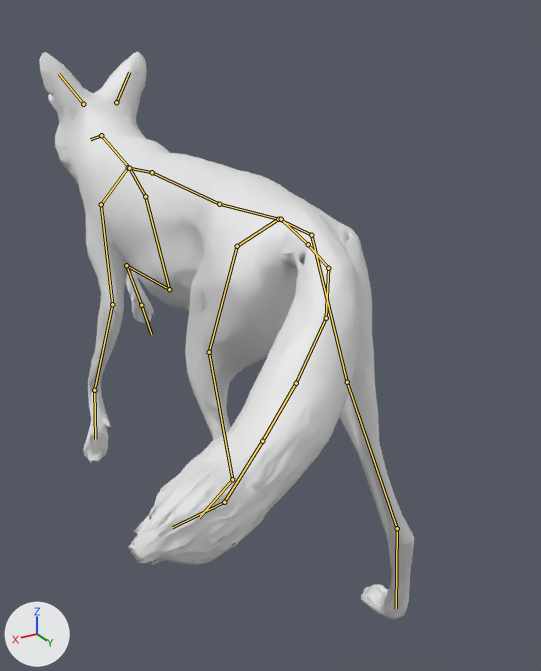
The glTF model 42/media/models_X/Skinned/KWC_Coyote.glb, before and after one commit.
The view is the same before and after, from a 50 mm camera at (0.226, 0.349, 0.366) aimed at (-0.014, -0.051, 0.166). The axes (+X, +Y, +Z) are drawn at lower left. The lights are the same throughout. The first picture is the older version. Both versions are drawn at frame 16 of the action 'Rac_Run'; the numbers are the values there. The bones that change, and the others that lie on the model, are drawn over the model as lines.

In view in the first picture: 'output_unwrapped'.
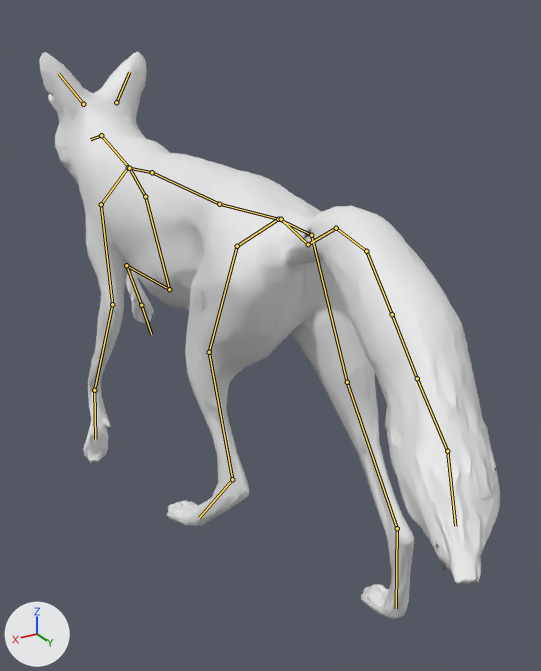
What the commit changed:
Bone 'tail01' (bone_tail01) turns from (-12, 0, 0) to (-4, -3, -45) degrees about its own x, y and z.
Bone 'tail02' (bone_tail02) turns from (-14, -1, -2) to (-2, 1, 0) degrees about its own x, y and z.
Bone 'tail03' (bone_tail03) turns from (-14, -1, -6) to (0, 6, 2) degrees about its own x, y and z.
Bone 'tail04' (bone_tail04) turns from (-11, -2, -7) to (-2, 9, 0) degrees about its own x, y and z.
Bone 'tail05' (bone_tail05) turns from (-9, -1, -6) to (-3, 7, -2) degrees about its own x, y and z.
Bone 'tail06' (bone_tail06) turns from (-12, 0, 0) to (0, 0, 0) degrees about its own x, y and z.

What differs and where, as boxes (x1, y1, x2, y2) in the pictures (541 x 671 px):
'output_unwrapped', posed (23% wider): before (39, 52, 414, 619); after (39, 52, 500, 619)
bone 'tail01', root to tip: before (308, 244) to (328, 268); after (308, 244) to (336, 228)
bone 'tail02', root to tip: before (328, 268) to (326, 318); after (336, 228) to (366, 251)
bone 'tail03', root to tip: before (326, 318) to (296, 383); after (366, 251) to (392, 314)
bone 'tail04', root to tip: before (296, 383) to (262, 441); after (392, 314) to (417, 378)
bone 'tail05', root to tip: before (262, 441) to (224, 502); after (417, 378) to (447, 451)
bone 'tail06', root to tip: before (224, 502) to (172, 527); after (447, 451) to (455, 526)
